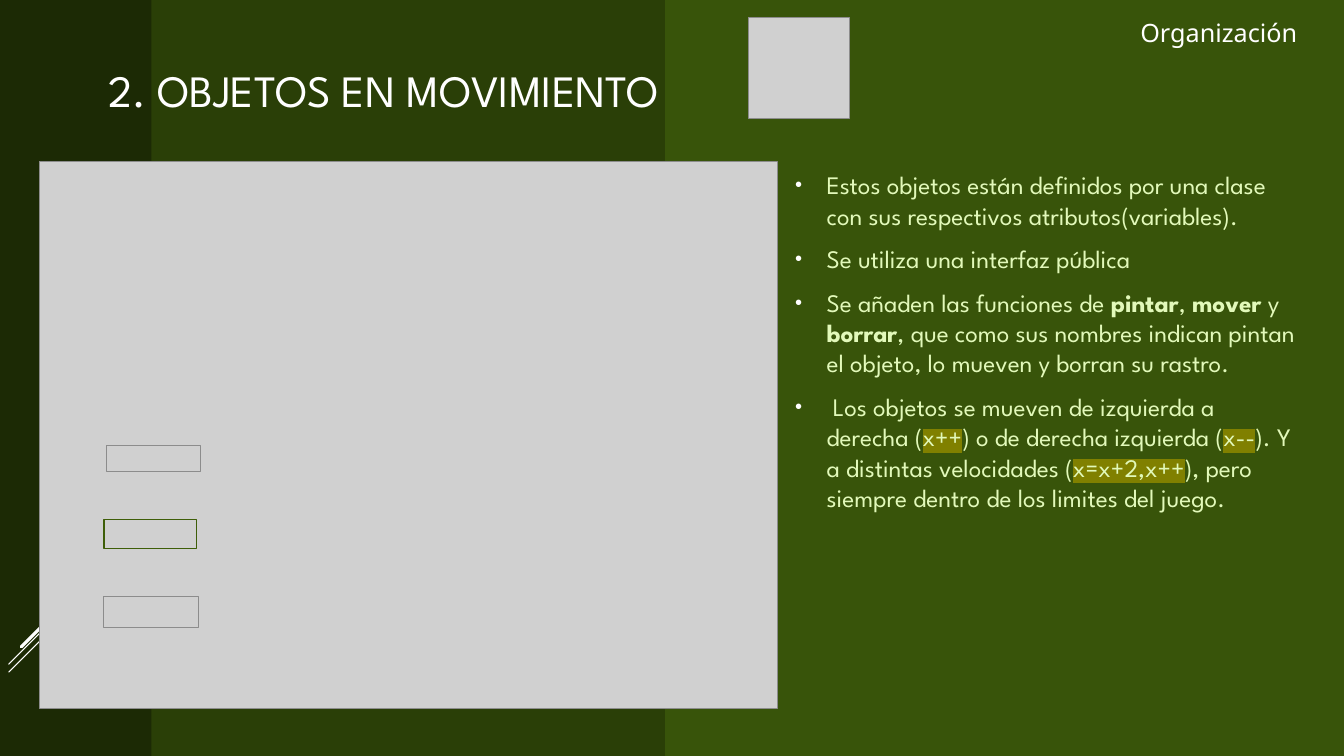
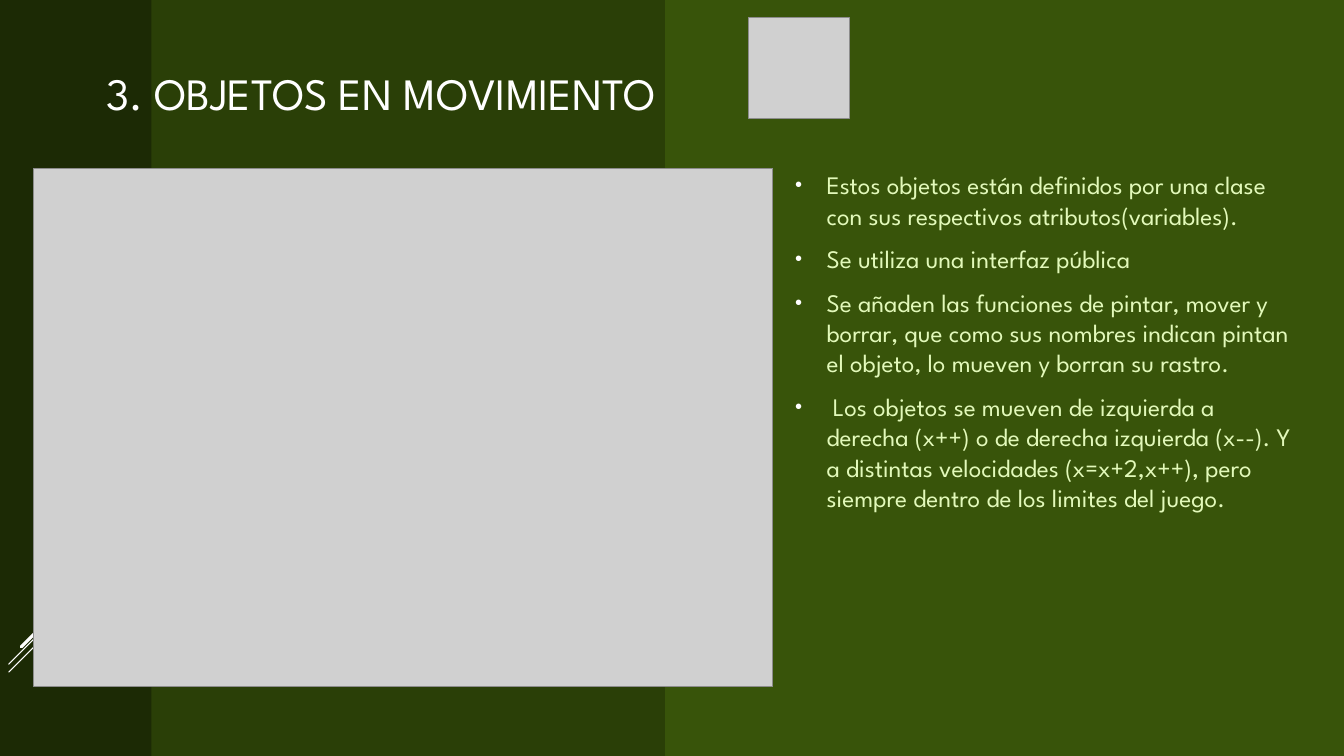
Before and after one commit to aigora/twA109_1920-camara-termica, a slide deck: slide 5 of CROSS the road.pptx (slide 4 before the commit). Drawn at 1344x756 pixels with LibreOffice and Linux fonts; fonts in the diff are those of the drawing; grey boxes stand for pictures. Boxes give left, top, right and bottom in pixels: in the first picture for what was removed or moved away, otherwise in the second. Text is boxed around its words. In the diff, an @@ line names an element or a change of style, - is before the commit and + after.

```diff
--- a/CROSS the road.pptx
+++ b/CROSS the road.pptx
@@ text removed at [1140, 22, 1297, 48] @@
-Organización
@@ title at [106, 80, 656, 111]: text changed @@
-2. OBJETOS EN MOVIMIENTO
+3. OBJETOS EN MOVIMIENTO
@@ picture: place and size @@
-picture at [39, 162, 777, 709]
+picture at [33, 168, 773, 687]
@@ text at [827, 294, 1291, 513]: bold off in "pintar, mover borrar,"; highlight #808000 to none in "(x++) (x--). (x=x+2,x++)," @@
@@ picture removed at [106, 446, 200, 472] @@
@@ rectangle removed at [104, 519, 197, 548] @@
@@ picture removed at [104, 597, 198, 628] @@
```
Also in this commit, not shown: 4 other slides changed, 3 slides added.
